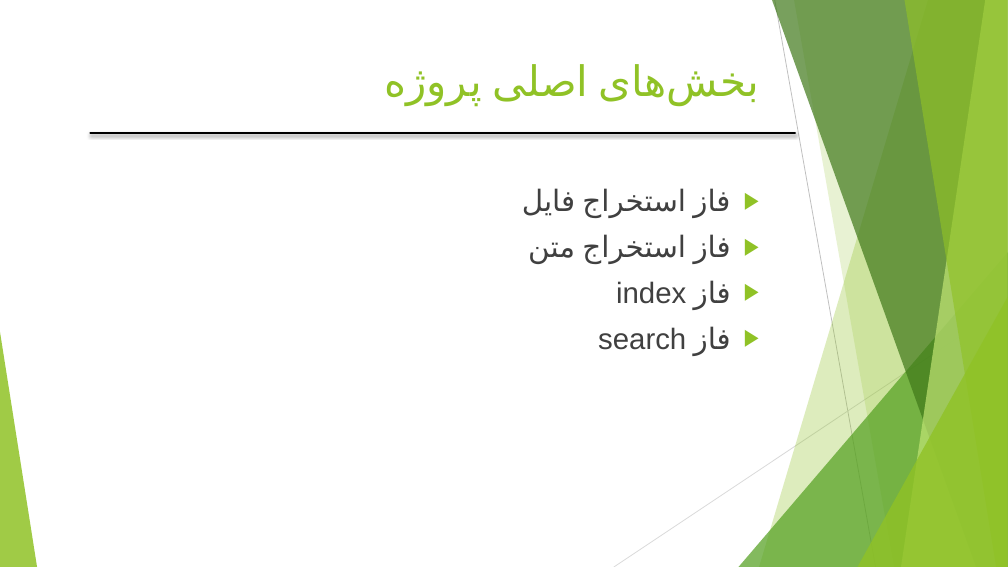
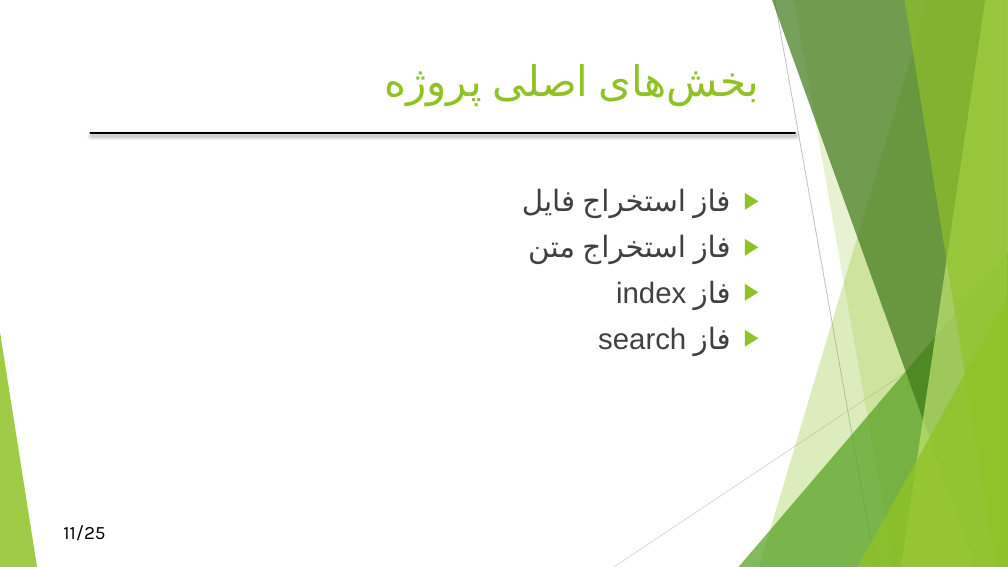
Before and after one commit to siavashhsn/project-report, a slide deck: slide 14 of Siavash Hasanpour-921042006.pptx. Drawn at 1008x567 pixels with LibreOffice and Linux fonts; fonts in the diff are those of the drawing. Boxes give left, top, right and bottom in pixels: in the first picture for what was removed or moved away, otherwise in the second. Text is boxed around its words. In the diff, an @@ line names an element or a change of style, - is before the commit and + after.

```diff
--- a/Siavash Hasanpour-921042006.pptx
+++ b/Siavash Hasanpour-921042006.pptx
@@ text added at [63, 525, 105, 541], 18 pt, text #000000 @@
+11/25
```
Also in this commit, not shown: 15 other slides changed, 7 slides added, 7 slides removed, 2 other files.
